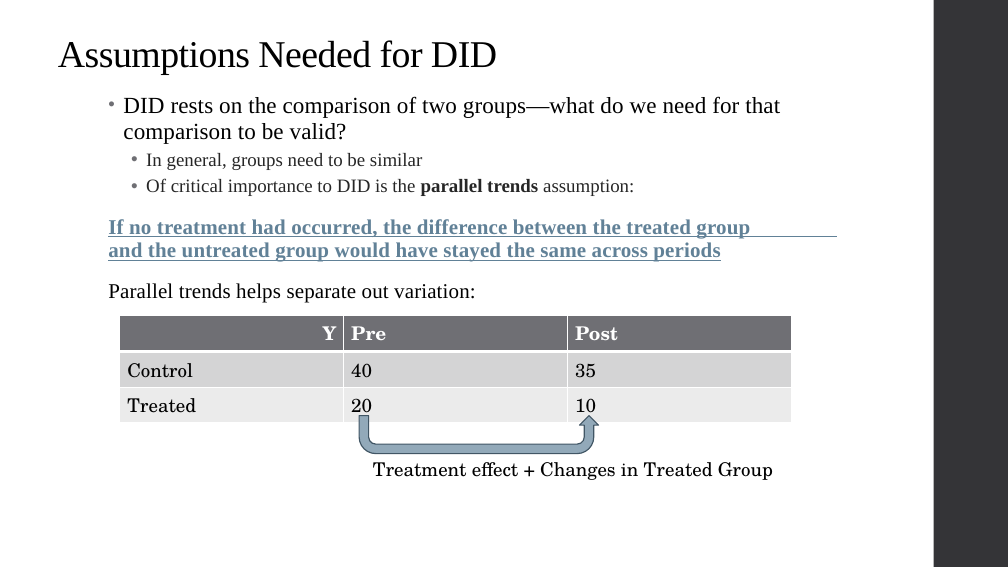
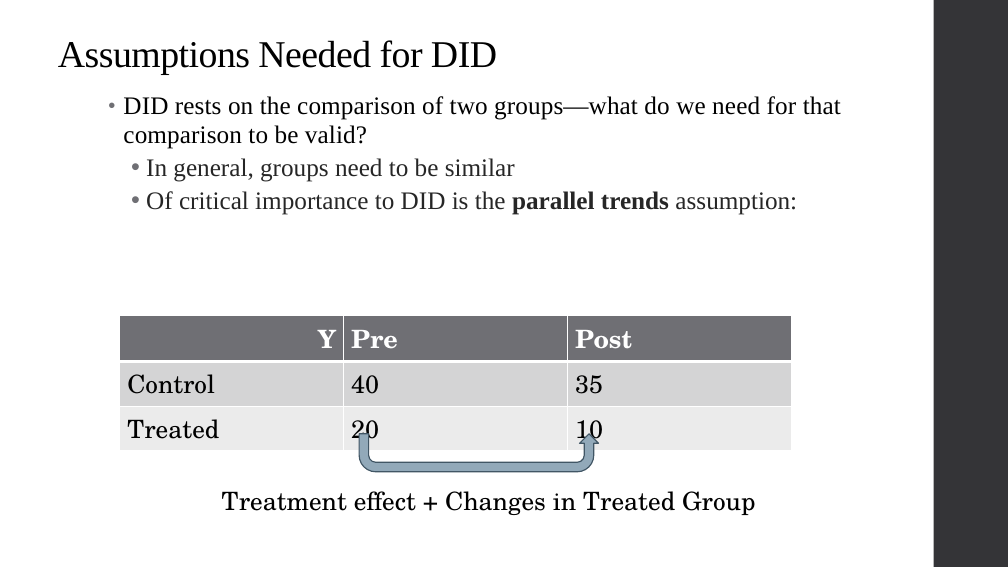
Before and after one commit to qiufei/fork-HAD5744, a slide deck: slide 28 of Lecture09_DifferenceinDifferences/Lecture9_DiD_2022F.pptx (slide 24 before the commit). Drawn at 1008x567 pixels with LibreOffice and Linux fonts; fonts in the diff are those of the drawing. Boxes give left, top, right and bottom in pixels: in the first picture for what was removed or moved away, otherwise in the second. Text is boxed around its words. In the diff, an @@ line names an element or a change of style, - is before the commit and + after.

```diff
--- a/Lecture09_DifferenceinDifferences/Lecture9_DiD_2022F.pptx
+++ b/Lecture09_DifferenceinDifferences/Lecture9_DiD_2022F.pptx
@@ text "DID rests on the comparison ..." at [123, 96, 841, 215]: size 22 to 24 pt in "DID rests on the comparison of two ..."; size 18 to 24 pt in "In general, groups need to be similar", "Of critical importance to DID is the ..." @@
@@ text at [108, 219, 750, 303]: paragraphs removed @@
-If no treatment had occurred, the difference between the treated group and the untreated group would have stayed the same across periods
-Parallel trends helps separate out variation:
@@ table at [119, 315, 791, 450] @@
@@ size 18 to 24 pt @@
@@ uturn arrow: place and size @@
-uturn arrow at [359, 416, 599, 454]
+uturn arrow at [359, 434, 599, 472]
@@ text "Treatment effect + Changes in ...": place and size @@
-text "Treatment effect + Changes in ..." at [373, 462, 773, 480]
+text "Treatment effect + Changes in ..." at [222, 491, 755, 515]
@@ text "Treatment effect + Changes in ..." at [222, 491, 755, 515]: size 18 to 24 pt @@
```
Also in this commit, not shown: 22 other slides changed, 7 slides added, 9 other files.
